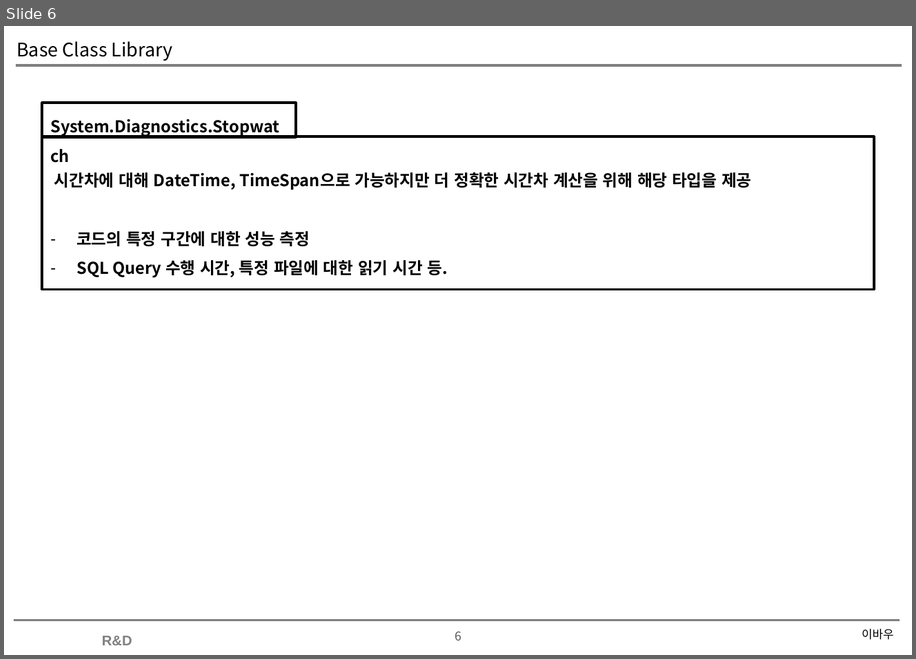
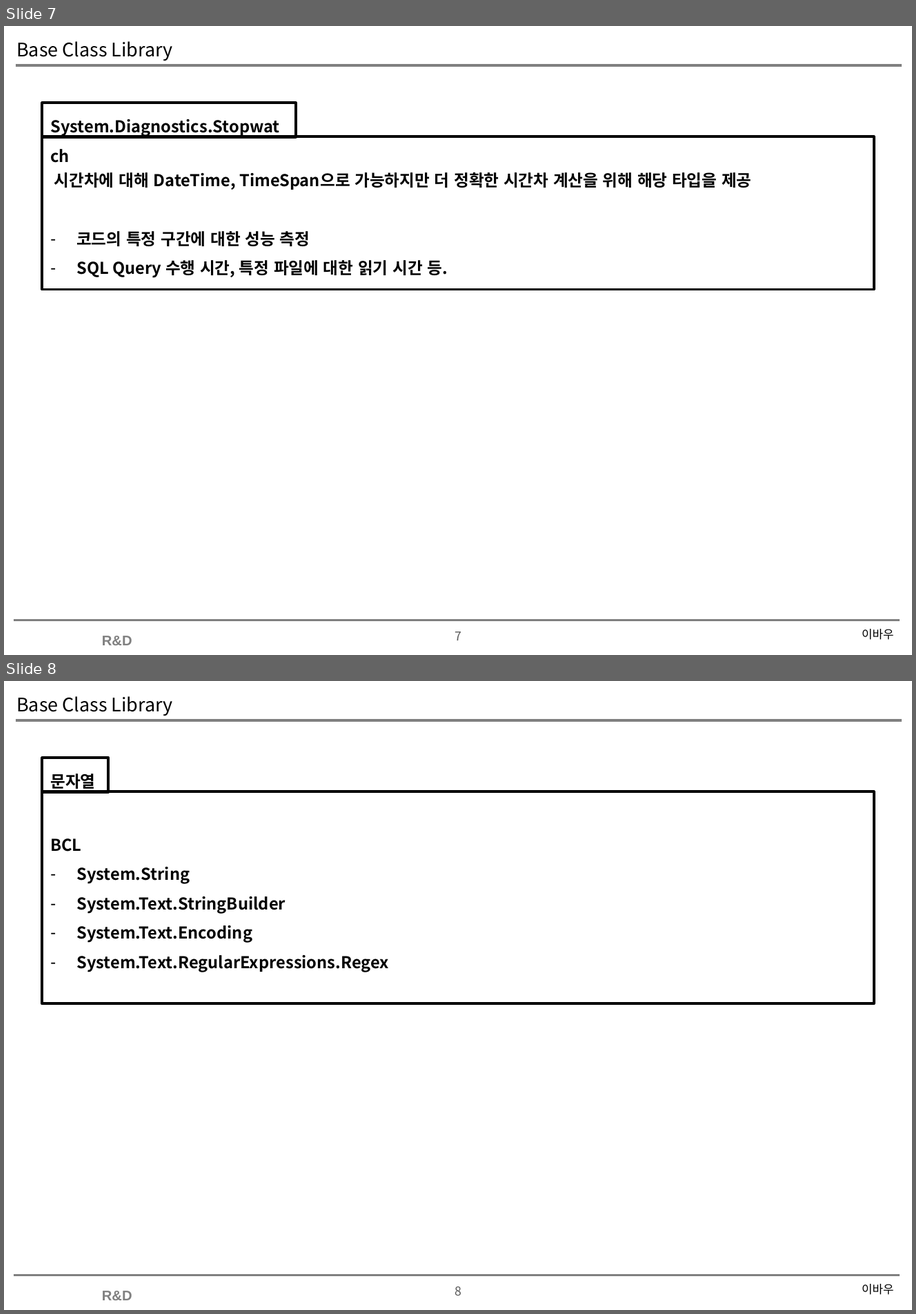
Before and after one commit to soultomind/CSharpStudy, a slide deck: CSharpStudy.Day20200627/Base Class Library.pptx. Shown one above the other, each under a label of ours: slide 6 before the commit, slides 7 and 8 after it. The pictures are 916x659 and 916x1314 pixels, drawn with LibreOffice and Linux fonts; fonts in the diff are those of the drawing; background and template pictures are left out. Boxes give left, top, right and bottom in pixels: in the first picture for what was removed or moved away, otherwise in the second. Text is boxed around its words. In the diff, an @@ line names an element or a change of style, - is before the commit and + after.

```diff
--- a/CSharpStudy.Day20200627/Base Class Library.pptx
+++ b/CSharpStudy.Day20200627/Base Class Library.pptx
@@ slide 8 added at [4,681,912,1310], background #FFFFFF; not listed: 4 template elements that a slide beside it also shows @@
@@ title added at [16,696,173,716], 16 pt, text #000000 @@
+Base Class Library
@@ rectangle added at [43,758,109,793], outline #000000 2.25 pt, 14 pt, text #000000, bold @@
+문자열
@@ rectangle added at [43,791,874,1004], outline #000000 2.25 pt, 14 pt, text #000000, bold @@
+BCL
+– System.String
+– System.Text.StringBuilder
+– System.Text.Encoding
+– System.Text.RegularExpressions.Regex
@@ text added at [862,1283,893,1294], 10 pt, text #000000 @@
+이바우
@@ what was slide 6 is now slide 7 @@
@@ page number at [455,631,461,640]: text changed @@
-6
+7
```
Also in this commit, not shown: 2 slides changed, 3 other slides added, 1 other file.
